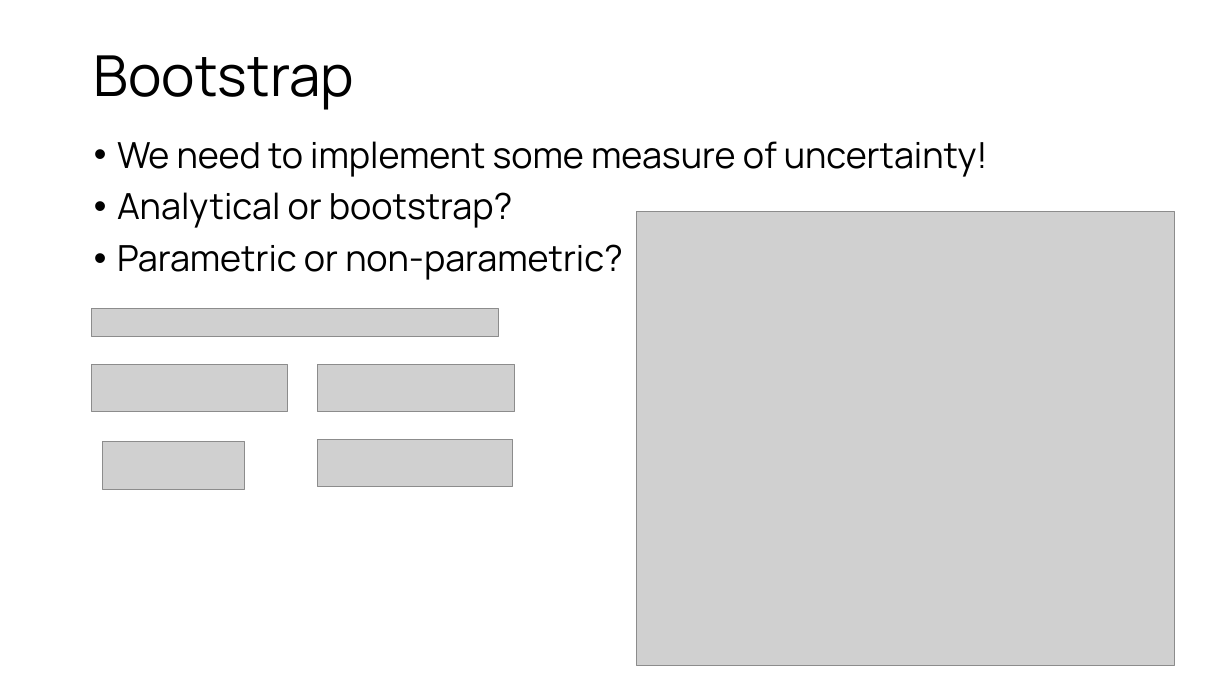
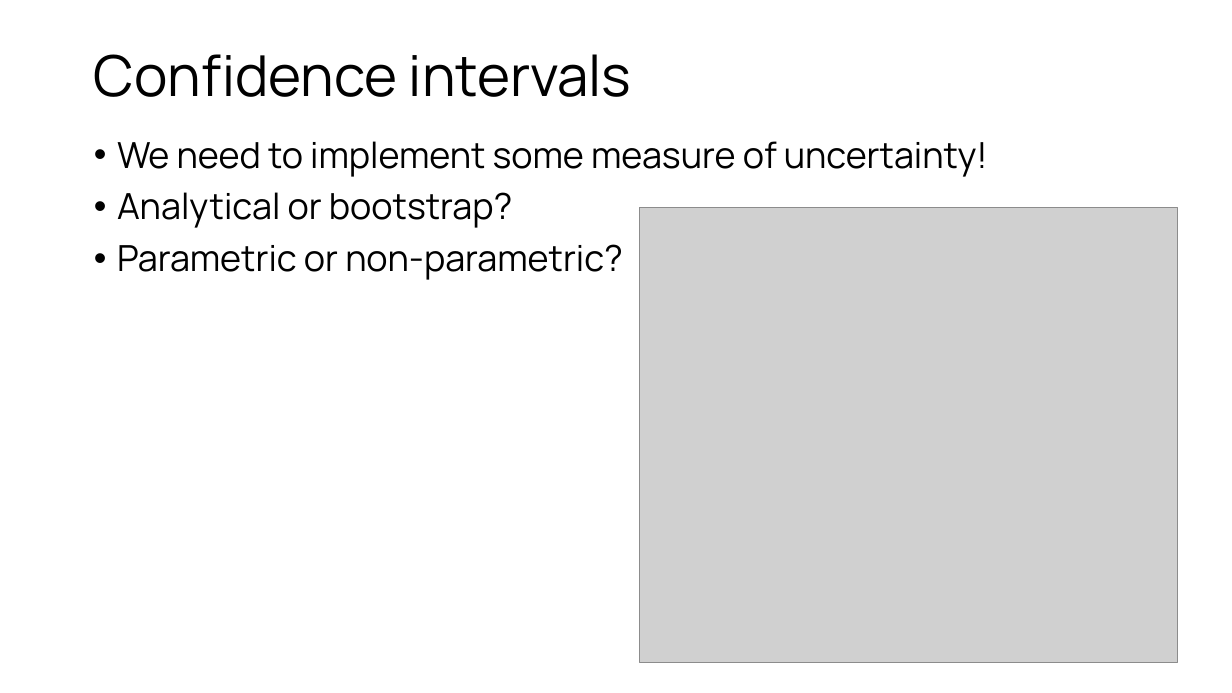
Before and after one commit to calliste-fagard-jenkin/LT2D-work, a slide deck: slide 12 of presentation.pptx (slide 13 before the commit). Drawn at 1232x693 pixels with LibreOffice and Linux fonts; fonts in the diff are those of the drawing; grey boxes stand for pictures. Boxes give left, top, right and bottom in pixels: in the first picture for what was removed or moved away, otherwise in the second. Text is boxed around its words. In the diff, an @@ line names an element or a change of style, - is before the commit and + after.

```diff
--- a/presentation.pptx
+++ b/presentation.pptx
@@ title at [94,54,632,97]: text changed @@
-Bootstrap
+Confidence intervals
@@ picture: place and size @@
-picture at [637,212,1175,666]
+picture at [640,208,1177,663]
@@ picture removed at [91,309,499,336] @@
@@ picture removed at [92,364,288,411] @@
@@ picture removed at [317,364,515,411] @@
@@ picture removed at [103,442,245,489] @@
@@ picture removed at [317,439,513,486] @@
```
Also in this commit, not shown: 3 other slides changed, 1 slide added, 4 slides removed, 13 other files.
